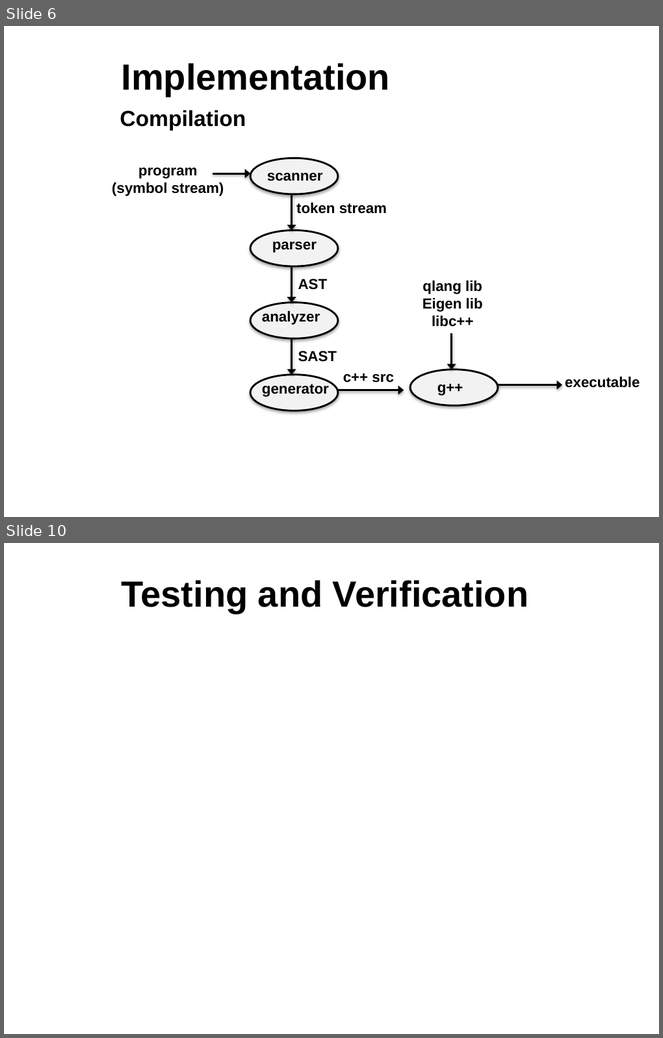
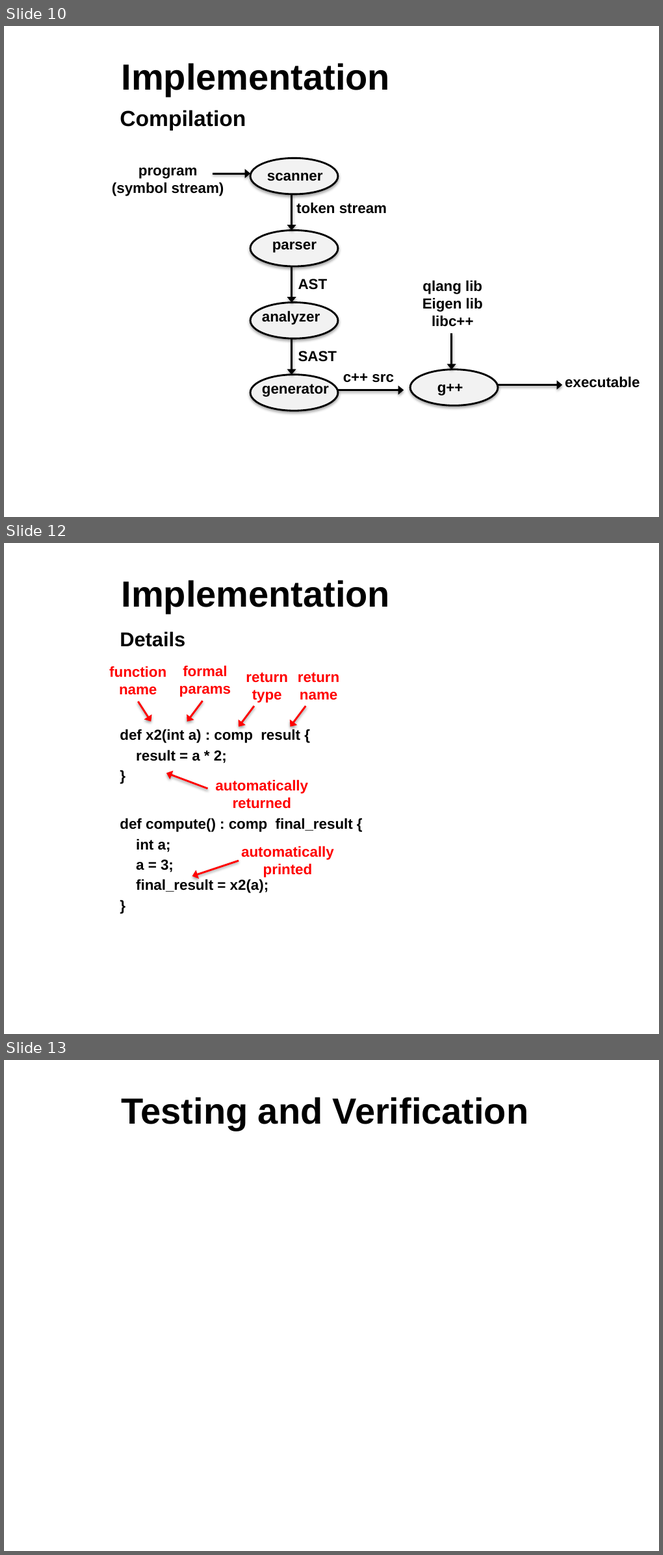
Before and after one commit to sdk21/PLT, a slide deck: Demo/Qlang.pptx. Shown one above the other, each under a label of ours: slides 6 and 10 before the commit, slides 10, 12 and 13 after it; the slides between them are not shown. The pictures are 663x1038 and 663x1555 pixels, drawn with LibreOffice and Linux fonts; fonts in the diff are those of the drawing; background and template pictures are left out. Boxes give left, top, right and bottom in pixels: in the first picture for what was removed or moved away, otherwise in the second. Text is boxed around its words. In the diff, an @@ line names an element or a change of style, - is before the commit and + after.

```diff
--- a/Demo/Qlang.pptx
+++ b/Demo/Qlang.pptx
@@ slide 12 added at [4, 543, 659, 1034], background picture (left out) @@
@@ title added at [122, 580, 390, 613], 40 pt, text #000000, bold @@
+Implementation
@@ text added at [120, 631, 353, 893], 16 pt, text #000000, bold @@
+Details
+def x2(int a) : comp result {
+result = a * 2;
+}
+def compute() : comp final_result {
+int a;
+a = 3;
+final_result = x2(a);
+}
@@ text added at [109, 666, 166, 695], 16 pt, text #FF0000, bold @@
+function name
@@ text added at [180, 665, 231, 697], 16 pt, text #FF0000, bold @@
+formal params
@@ text added at [246, 672, 287, 703], 16 pt, text #FF0000, bold @@
+return type
@@ text added at [298, 672, 339, 700], 16 pt, text #FF0000, bold @@
+return name
@@ arrow added from (139, 702) to (151, 722), #FF0000 2 pt @@
@@ arrow added from (202, 701) to (187, 722), #FF0000 2 pt @@
@@ arrow added from (254, 706) to (239, 727), #FF0000 2 pt @@
@@ arrow added from (306, 706) to (290, 727), #FF0000 2 pt @@
@@ arrow added from (207, 789) to (166, 773), #FF0000 2 pt @@
@@ text added at [215, 780, 308, 809], 16 pt, text #FF0000, bold @@
+automatically returned
@@ text added at [241, 846, 334, 878], 16 pt, text #FF0000, bold @@
+automatically printed
@@ arrow added from (239, 861) to (192, 876), #FF0000 2 pt @@
@@ what was slide 6 is now slide 10 @@
@@ what was slide 10 is now slide 13 @@
```
Also in this commit, not shown: 4 slides changed, 4 other slides added, 2 slides removed.
